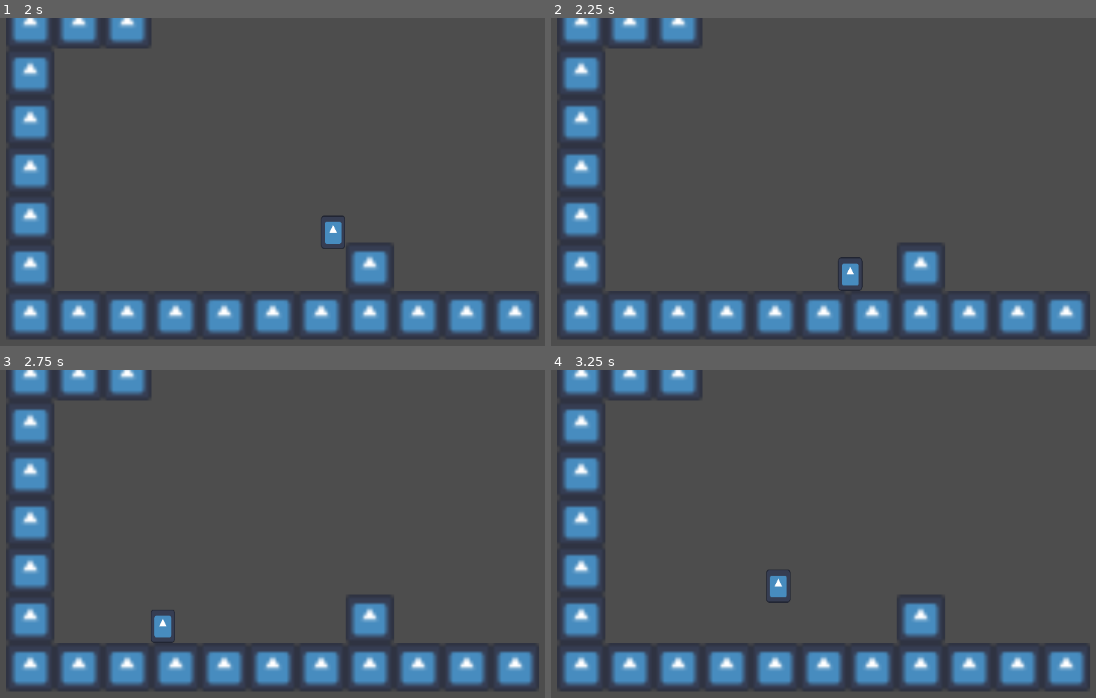
Above: before the commit, frames 1-4 (two rows, left to right).
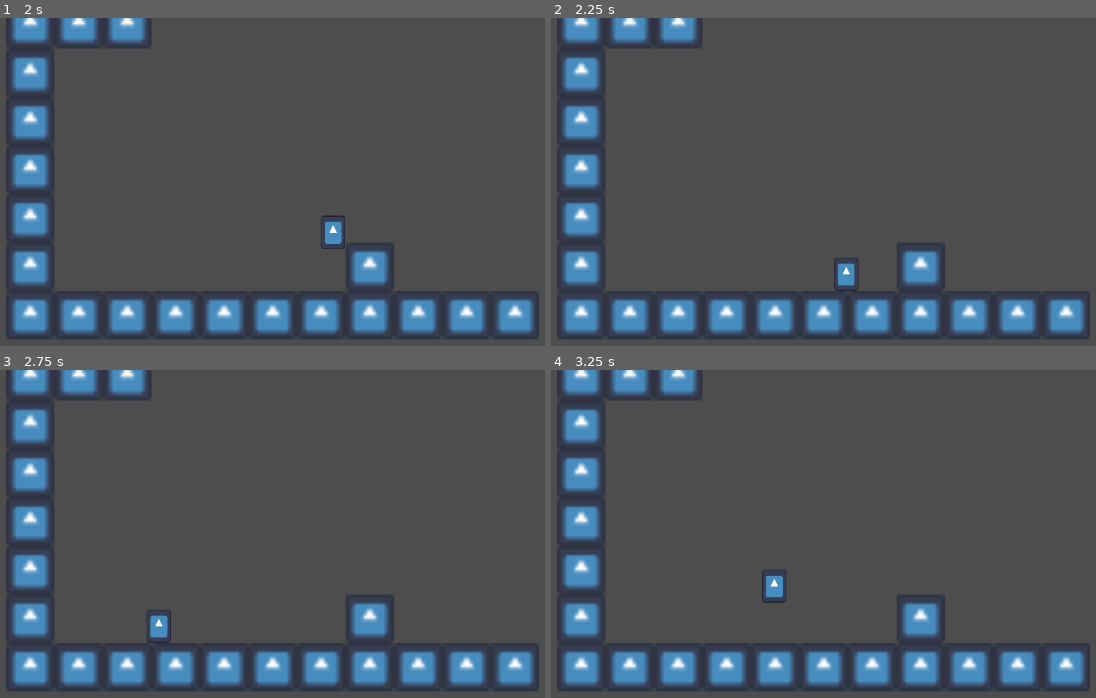
Above: after the commit, the same moments.

Repository: Shuflduf/Olympus
Game: Godot game, scene res://Scenes/world.tscn
Two runs of this game, one before a commit and one after it. Both use one fixed random seed, a clock stepped at 60 frames per second and the inputs below. The engine's default icon, where the game draws it, is replaced by a stand-in: a white triangle on a blue panel in a dark square.
Inputs:
- Up to frame 1 (2 s): tap Enter at 0.5 s; hold Z (climb) 0.53-1.28 s; hold Right (right) from 0.53 s (still down); tap C (jump) at 0.77, 0.8, 1.07, 1.35, 1.52, 1.82 s; tap Z (climb) at 1.55 s
- Up to frame 2 (2.25 s): release Right (right) at 2.03 s; hold Left (left) from 2.03 s (still down); hold Z (climb) from 2.03 s (still down)
- Up to frame 3 (2.75 s): keep holding Left (left); keep holding Z (climb); tap C (jump) at 2.3 s
- Up to frame 4 (3.25 s): release Left (left) at 2.78 s; release Z (climb) at 2.78 s; hold Right (right) from 2.78 s (still down); tap Z (climb) at 2.85 s; tap C (jump) at 3.02 s

Frame 1 is identical in both runs. In frame 2, 0.2% of the frame differs, in the area x 51-58%, y 72-84%; in frame 3, 0.2%; in frame 4, 0.2%.

Commit message:
asdsad2edwxw

Diff:
--- a/Scenes/player.tscn
+++ b/Scenes/player.tscn
@@ -20,11 +20,16 @@
 scale = Vector2(0.063, 0.086)
 texture = ExtResource("2_qkrlf")
 
-[node name="SideDetector" type="Area2D" parent="."]
-unique_name_in_owner = true
+[node name="LeftDetector" type="Area2D" parent="."]
 collision_layer = 0
 
-[node name="SideCollision" type="CollisionShape2D" parent="SideDetector"]
-unique_name_in_owner = true
+[node name="SideCollision" type="CollisionShape2D" parent="LeftDetector"]
 position = Vector2(-4, 0)
 shape = SubResource("RectangleShape2D_sinfm")
+
+[node name="RightDetector" type="Area2D" parent="."]
+collision_layer = 0
+
+[node name="SideCollision" type="CollisionShape2D" parent="RightDetector"]
+position = Vector2(4, 0)
+shape = SubResource("RectangleShape2D_sinfm")
--- a/Scripts/player.gd
+++ b/Scripts/player.gd
@@ -34,9 +34,10 @@
 const air_mult := 0.65
 
 # -- Climbing --
-const climbing_left_pos := Vector2(-4, 0)
-const climbing_right_pos := Vector2(4, 0)
 const climb_speed := 50
+const climb_cooldown := 0.1
+
+var current_climb_cooldown := 0.0
 
 func _physics_process(delta: float) -> void:
     ready_inputs()
@@ -51,16 +52,27 @@
     dir_vec.x = roundi(Input.get_axis(&"left", &"right"))
     dir_vec.y = roundi(Input.get_axis(&"up", &"down"))
 
-func handle_climbing(_delta: float) -> void:
-    climbing = %SideDetector.has_overlapping_bodies() and Input.is_action_pressed(&"climb")
+func handle_climbing(delta: float) -> void:
+    current_climb_cooldown -= delta
+
+    if current_climb_cooldown > 0.0:
+        return
+
+    climbing = get_facing_detector().has_overlapping_bodies() and Input.is_action_pressed(&"climb")
     if climbing:
         velocity.y = dir_vec.y * climb_speed
         if Input.is_action_just_pressed(&"jump"):
             climbing = false
             jump()
+            current_climb_cooldown = climb_cooldown
 
+            #if dir_vec.x != 0:
+            var mult := 1 if direction[Dirs.Toward] == Dirs.Left else -1
+            if !(dir_vec.y == -1 and dir_vec.x == 0):
+                velocity.x += 100 * mult
 
-            velocity.x += %SideCollision.position.x * -100
+            #velocity.x += %SideCollision.position.x * -30
+
     print(climbing)
 
 
@@ -107,6 +119,7 @@
         jumping = false
 
     if is_on_floor() and Input.is_action_just_pressed(&"jump"):
+        #hdjfkjshvsoivj
         jump()
 
 
@@ -115,20 +128,19 @@
     velocity.y = current_jump_force
     var_jump_timer = var_jump_time
     jumping = true
+    for detector: Area2D in [$LeftDetector, $RightDetector]:
+        pass
 
 func face_direction(dir: Dirs) -> void:
     var opposite_dir := Dirs.Left if dir == Dirs.Right else Dirs.Right
-    %SideCollision.position = climbing_right_pos if dir == Dirs.Right else climbing_left_pos
+    #%SideCollision.position = climbing_right_pos if dir == Dirs.Right else climbing_left_pos
     direction = {
         Dirs.Toward: dir,
         Dirs.Away: opposite_dir,
     }
 
-#func get_move_direction() -> Dirs:
-    #var dir := Input.get_axis(&"left", &"right")
-    #if dir < 0:
-        #return Dirs.Left
-    #elif dir > 0:
-        #return Dirs.Right
-    #
-    #return direction[Dirs.Toward]
+func get_facing_detector() -> Area2D:
+    if direction[Dirs.Toward] == Dirs.Left:
+        return $LeftDetector
+    else:
+        return $RightDetector
